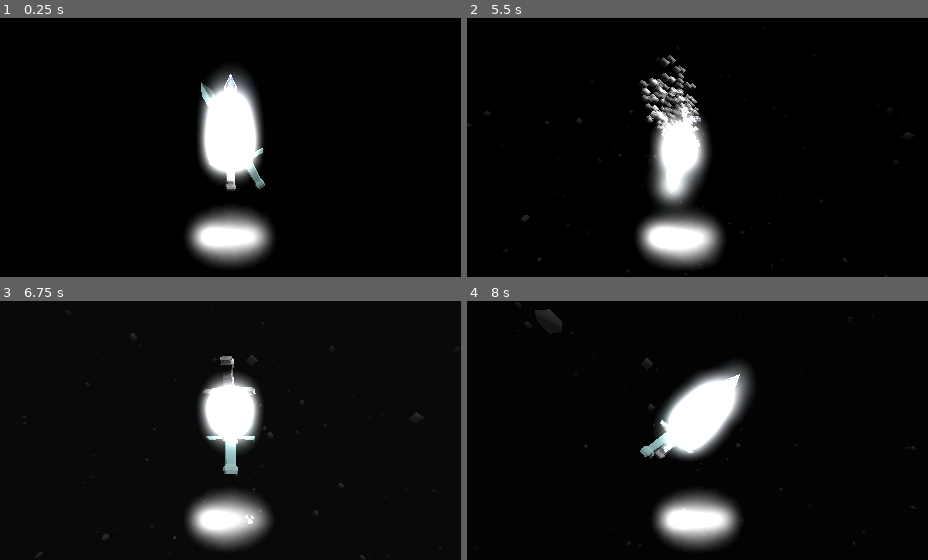
Above: before the commit, frames 1-4 (two rows, left to right).
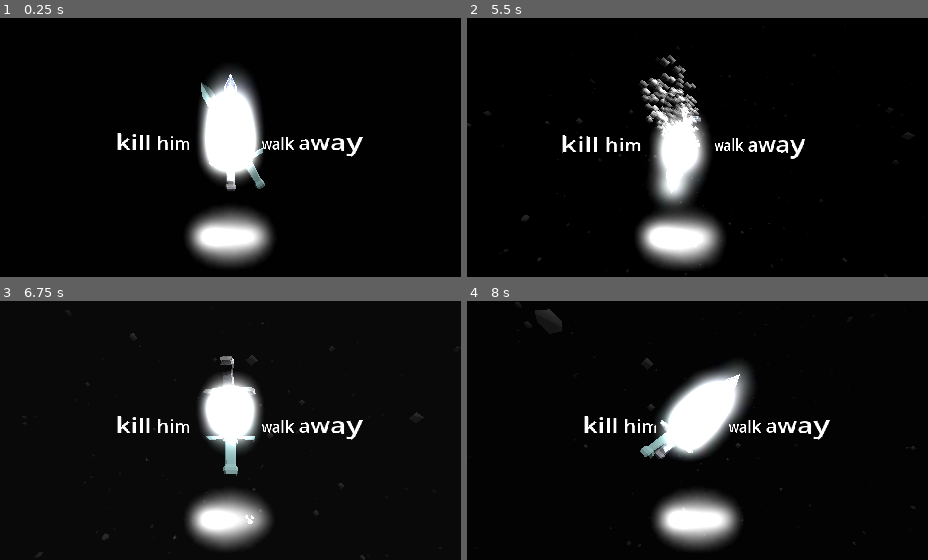
Above: after the commit, the same moments.

Repository: Lukko-Digital/Bladebearer
Game: Godot game, scene res://src/main.tscn
Same seed, same stepped clock (60 frames per second), same inputs: the game is played once before the commit and once after it.
Inputs:
- Up to frame 1 (0.25 s): no input
- Up to frame 2 (5.5 s): hold D (right) 0.53-1.28 s; hold Shift (shift) 0.53-1.28 s; hold S (backward) 1.28-2.03 s; tap Space (space) at 1.35, 2.85, 4.35 s; hold D (right) 2.03-2.78 s; hold Shift (shift) 2.03-2.78 s; hold W (forward) 2.78-3.53 s; hold Shift (shift) 3.53-4.28 s; hold A (left) 3.53-5.03 s; hold S (backward) from 5.03 s (still down); hold Shift (shift) from 5.03 s (still down)
- Up to frame 3 (6.75 s): release S (backward) at 5.78 s; release Shift (shift) at 5.78 s; hold D (right) 5.78-6.53 s; tap Space (space) at 5.85 s; hold W (forward) from 6.53 s (still down); hold Shift (shift) from 6.53 s (still down)
- Up to frame 4 (8 s): release W (forward) at 7.28 s; release Shift (shift) at 7.28 s; hold D (right) from 7.28 s (still down); tap Space (space) at 7.35 s

The runs differ from the first frame. In frame 1, 0.9% of the frame differs, in the area x 25-79%, y 44-54%; in frame 2, 0.9%; in frame 3, 0.9%; in frame 4, 0.9%.

Commit message:
tweawk font and glow

Diff:
--- a/src/main.tscn
+++ b/src/main.tscn
@@ -6,9 +6,8 @@
 [ext_resource type="PackedScene" uid="uid://dkue1bq4ffn1r" path="res://src/main_camera.tscn" id="2_vb7ep"]
 [ext_resource type="PackedScene" uid="uid://xcrmvdctjdpk" path="res://src/swing_arm.tscn" id="5_0705i"]
 [ext_resource type="Material" uid="uid://c0gn2yap5lfrv" path="res://assets/shaders/snow.tres" id="5_tv00s"]
-[ext_resource type="FontFile" uid="uid://12lul10wlfah" path="res://assets/fonts/CrimsonText-Regular.ttf" id="7_w83ar"]
+[ext_resource type="FontFile" uid="uid://jlvsk3howg0g" path="res://assets/fonts/RINGM___.TTF" id="7_d73xt"]
 [ext_resource type="PackedScene" uid="uid://cf3rsn4b4p51p" path="res://assets/models/Health.glb" id="8_80j21"]
-[ext_resource type="Texture2D" uid="uid://b6yc1vgnegmql" path="res://assets/ui/test3.png" id="8_fjl1q"]
 
 [sub_resource type="StandardMaterial3D" id="StandardMaterial3D_tsayv"]
 transparency = 1
@@ -35,7 +34,7 @@
 glow_enabled = true
 glow_normalized = true
 glow_intensity = 5.7
-glow_strength = 0.65
+glow_strength = 0.47
 glow_blend_mode = 0
 fog_light_color = Color(0, 0, 0, 1)
 fog_density = 0.1095
@@ -92,11 +91,17 @@
 camera_attributes = SubResource("CameraAttributesPractical_y77hc")
 
 [node name="3DText" type="Label3D" parent="GameSequenceHandler"]
-transform = Transform3D(0.765253, 0, 0.00220383, 0, 0.765257, 0, -0.00220383, 0, 0.765253, 0.0126821, -0.704754, -0.0267003)
-visible = false
+transform = Transform3D(0.669895, 0, 0.592194, 0, 0.894122, 0, -0.592194, 0, 0.669895, -0.556893, -0.0761958, 0.0703852)
 texture_filter = 0
-text = "Holy shit 3d text"
-font = ExtResource("7_w83ar")
+text = "kill him"
+font = ExtResource("7_d73xt")
+outline_size = 0
+
+[node name="3DText2" type="Label3D" parent="GameSequenceHandler"]
+transform = Transform3D(0.566283, 0, -0.691936, 0, 0.894122, 0, 0.691936, 0, 0.566283, 0.54288, -0.0761958, 0.0519675)
+texture_filter = 0
+text = "walk away"
+font = ExtResource("7_d73xt")
 outline_size = 0
 
 [node name="Health" parent="GameSequenceHandler" instance=ExtResource("8_80j21")]
@@ -112,7 +117,6 @@
 transform = Transform3D(0.0798235, 0, 0, 0, 0.0798235, 0, 0, 0, 0.0798235, -0.167577, -0.860665, -0.0061295)
 
 [node name="Control" type="Control" parent="."]
-visible = false
 layout_mode = 3
 anchors_preset = 15
 anchor_right = 1.0
@@ -121,12 +125,12 @@
 grow_vertical = 2
 
 [node name="TextureRect" type="TextureRect" parent="Control"]
-modulate = Color(1, 1, 1, 0.498039)
 layout_mode = 0
-offset_left = -26.0
-offset_right = 486.0
-offset_bottom = 288.0
-texture = ExtResource("8_fjl1q")
+offset_left = 36.0
+offset_top = -64.0
+offset_right = 163.0
+offset_bottom = 198.0
+expand_mode = 1
 
 [editable path="GameSequenceHandler/Health"]
 [editable path="GameSequenceHandler/Health2"]
Not shown: 1 places in src/main.tscn that only renumber resources
